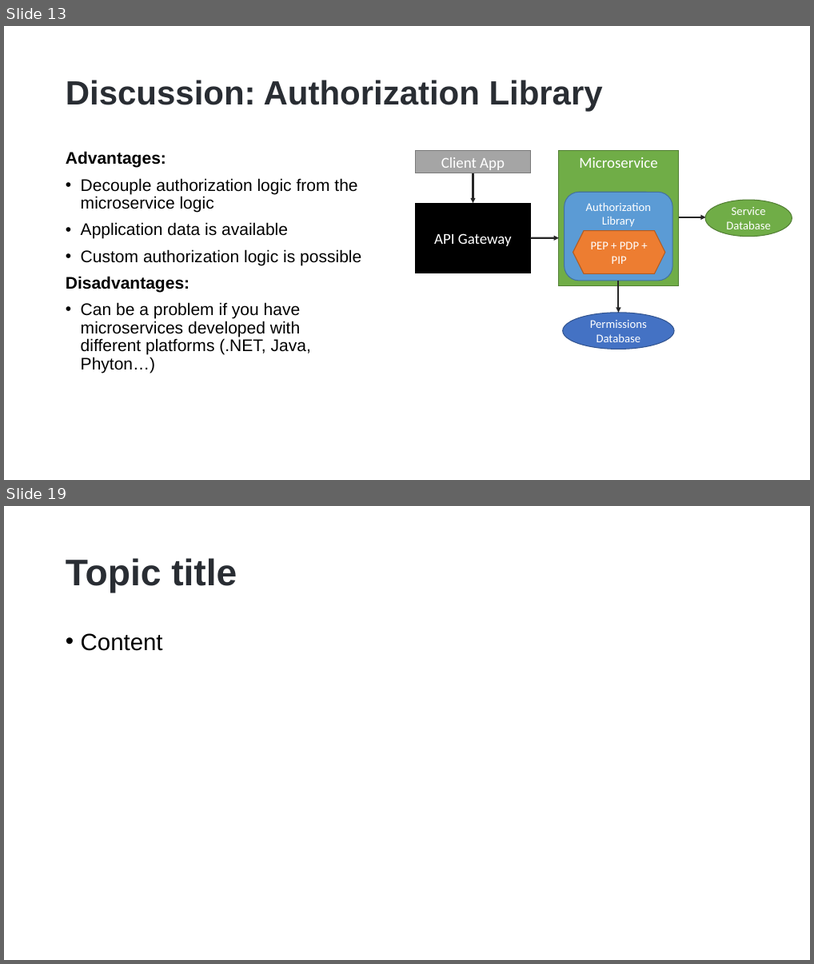
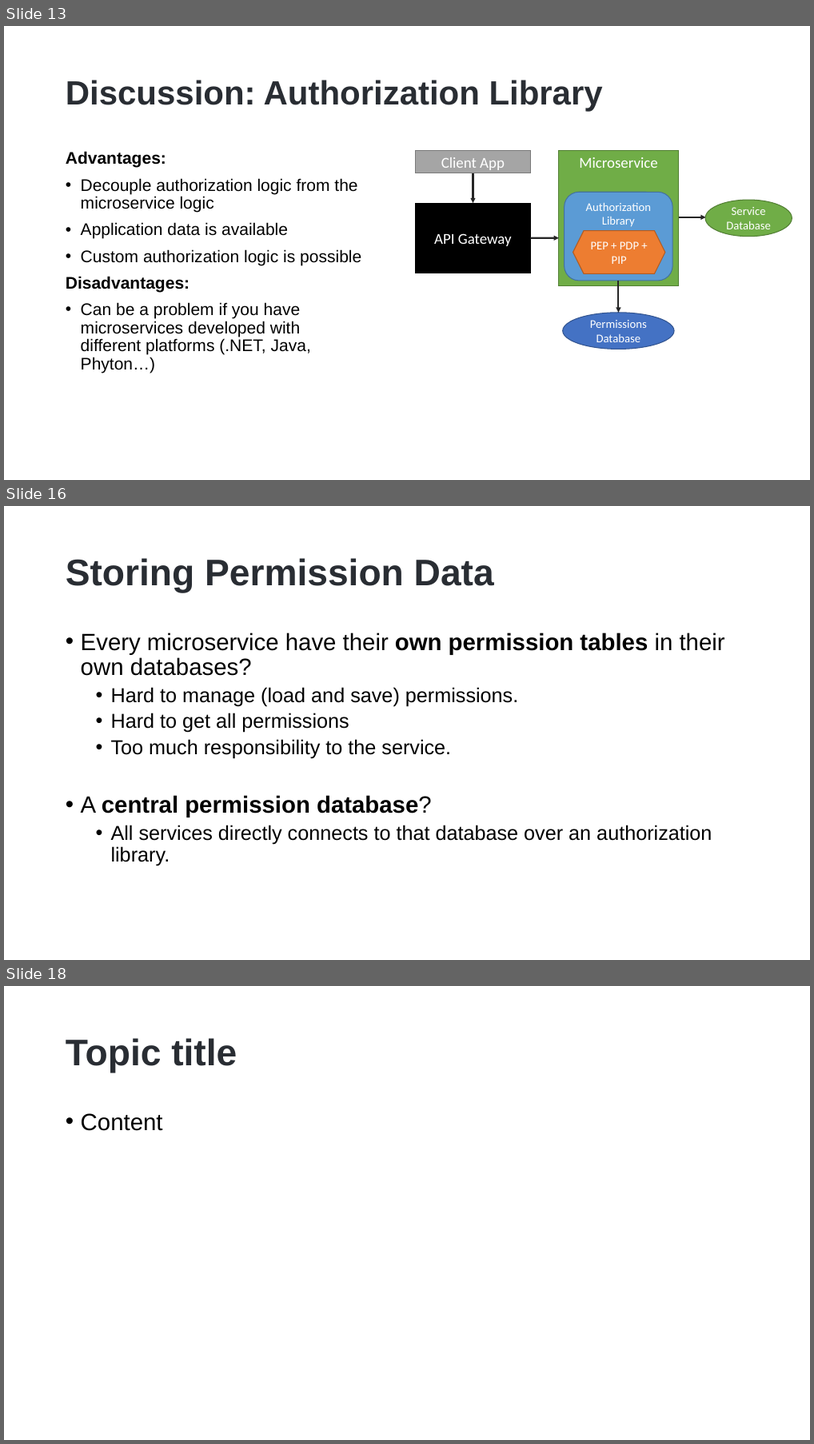
Before and after one commit to hikalkan/presentations, a slide deck: 2022-10-15 Authorization-In-Distributed-Systems/Authorization-In-Distributed-Systems.pptx. Shown one above the other, each under a label of ours: slides 13 and 19 before the commit, slides 13, 16 and 18 after it; the slides between them are not shown. The pictures are 814x964 and 814x1444 pixels, drawn with LibreOffice and Linux fonts; fonts in the diff are those of the drawing; background and template pictures are left out. Boxes give left, top, right and bottom in pixels: in the first picture for what was removed or moved away, otherwise in the second. Text is boxed around its words. In the diff, an @@ line names an element or a change of style, - is before the commit and + after.

```diff
--- a/2022-10-15 Authorization-In-Distributed-Systems/Authorization-In-Distributed-Systems.pptx
+++ b/2022-10-15 Authorization-In-Distributed-Systems/Authorization-In-Distributed-Systems.pptx
@@ slide 16 added at box(4, 506, 810, 960), background picture (left out) @@
@@ title added at box(66, 558, 494, 593), 44 pt, text #292D33, bold @@
+Storing Permission Data
@@ text added at box(81, 632, 726, 866), 24 pt, text #000000 @@
+• Every microservice have their own permission tables in their own databases?
+  • Hard to manage (load and save) permissions.
+  • Hard to get all permissions
+  • Too much responsibility to the service.
+• A central permission database?
+  • All services directly connects to that database over an authorization library.
@@ what was slide 19 is now slide 18 @@
```
Also in this commit, not shown: 3 other slides added, 4 slides removed.
